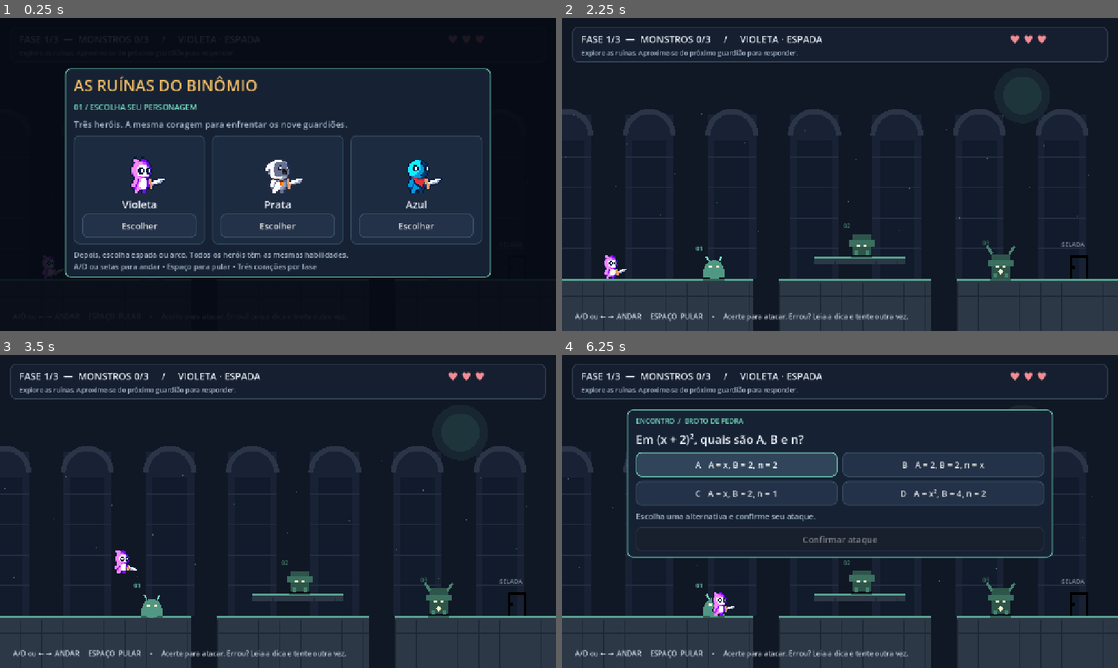
Above: before the commit, frames 1-4 (two rows, left to right).
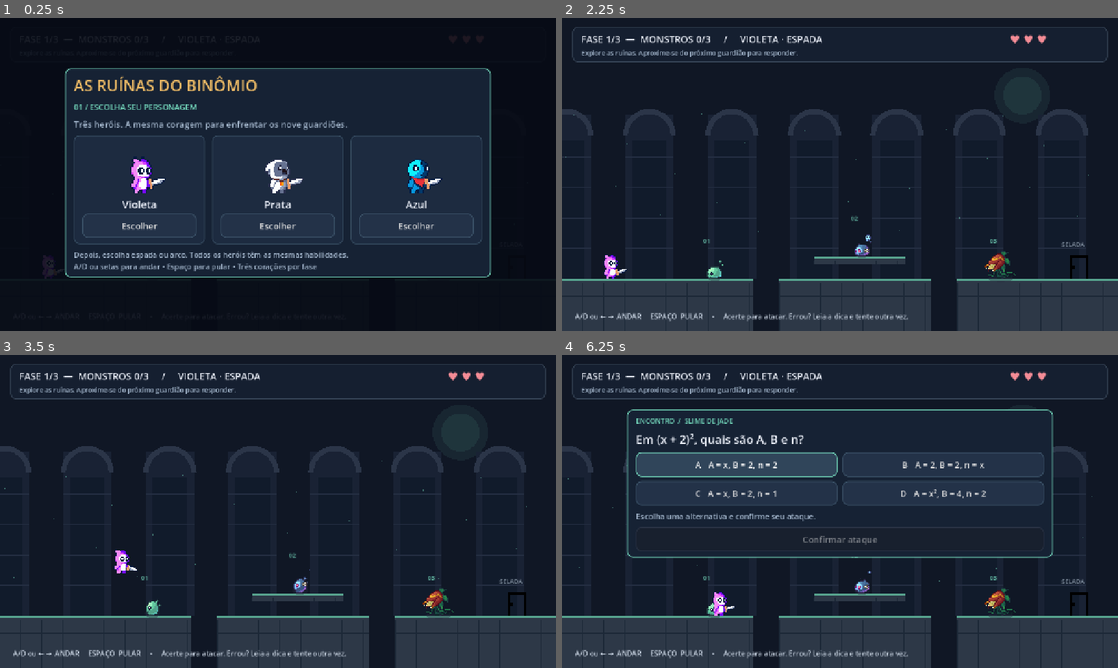
Above: after the commit, the same moments.

Repository: DevFluffyBread/binomio-newton-godot
Game: Godot game, scene res://scenes/rpg.tscn
Two runs of this game, one before a commit and one after it. Both use one fixed random seed, a clock stepped at 60 frames per second and the inputs below.
Inputs (mouse positions are in pixels of both pictures, inside the frame that each line leads up to):
- Up to frame 1 (0.25 s): no input
- Up to frame 2 (2.25 s): tap Enter at 0.5 s; move the mouse to (962, 158) at 0.52 s; hold D 0.53-1.25 s; click (962, 158) at 0.67 s; tap Space at 0.77 s; click "Escolher" at 1.25 s; click "ESPADA / Corte rúnico" at 2 s
- Up to frame 3 (3.5 s): move the mouse to (166, 527) at 2.77 s; hold D from 2.78 s (still down); tap Space at 3.02 s
- Up to frame 4 (6.25 s): move the mouse to (895, 442) at 3.52 s; release D at 3.53 s; hold A 3.53-4.28 s; move the mouse to (812, 574) at 4.27 s; hold D 4.28-5.78 s; click (812, 574) at 4.42 s; tap Space at 4.52, 5.27, 6.02 s; move the mouse to (1006, 558) at 5.02 s; move the mouse to (673, 464) at 5.77 s; hold A from 5.78 s (still down)

The runs differ from the first frame. In frame 2, 0.9% of the frame differs, in the area x 24-82%, y 63-84%; in frame 3, 0.9%; in frame 4, 1.0%, in the area x 22-82%, y 20-84%.

Commit message:
Integra slimes e plantas animados aos nove encontros

Diff:
--- a/scripts/jogo.gd
+++ b/scripts/jogo.gd
@@ -158,6 +158,7 @@
 	mundo.origem = player.position
 	mundo.progresso = 0.0
 	player.animar_acao("ataque" if acertou else ("morte" if vidas == 1 else "dano"), duracao_ataque)
+	mundo.animar_resposta(mortos, acertou, duracao_ataque)
 	tocar(acertou)
 	var tween = create_tween()
 	tween.tween_property(mundo, "progresso", 1.0, duracao_ataque)
--- /dev/null
+++ b/scripts/monstro.gd
@@ -0,0 +1,79 @@
+extends Node2D
+
+const ARQUIVOS = {"parado": "Idle", "ataque": "Attack", "dano": "Hurt", "morte": "Death"}
+static var cache: Dictionary = {}
+var sprite: AnimatedSprite2D
+var tipo = "Slime"
+var variante = 1
+var chefe = false
+var estado = "parado"
+var revisao = 0
+
+static func quadros(familia: String, id: int) -> SpriteFrames:
+	var chave = "%s%d" % [familia, id]
+	if cache.has(chave):
+		return cache[chave]
+	var frames = SpriteFrames.new()
+	frames.remove_animation("default")
+	for animacao in ARQUIVOS:
+		var textura: Texture2D = load("res://assets/monstros/%s%d_%s_with_shadow.png" % [familia, id, ARQUIVOS[animacao]])
+		frames.add_animation(animacao)
+		frames.set_animation_loop(animacao, animacao == "parado")
+		frames.set_animation_speed(animacao, 8)
+		for indice in range(textura.get_width() / 64):
+			var recorte = AtlasTexture.new()
+			recorte.atlas = textura
+			# Quatro linhas: frente, costas, esquerda e direita.
+			recorte.region = Rect2(indice * 64, 128, 64, 64)
+			recorte.filter_clip = true
+			frames.add_frame(animacao, recorte)
+	cache[chave] = frames
+	return frames
+
+func configurar(familia: String, id: int, e_chefe: bool = false) -> void:
+	tipo = familia
+	variante = id
+	chefe = e_chefe
+	sprite = AnimatedSprite2D.new()
+	sprite.sprite_frames = quadros(tipo, variante)
+	sprite.texture_filter = CanvasItem.TEXTURE_FILTER_NEAREST
+	var escala = 3.0 if chefe else 2.0
+	sprite.scale = Vector2.ONE * escala
+	var base = 40 if tipo == "Slime" else 47
+	sprite.position.y = (32 - base) * escala
+	add_child(sprite)
+	sprite.animation_finished.connect(_terminou)
+	sprite.play("parado")
+	queue_redraw()
+
+func tocar(animacao: String, duracao: float) -> void:
+	estado = animacao
+	var total = sprite.sprite_frames.get_frame_count(animacao)
+	sprite.speed_scale = float(total) / (8 * maxf(duracao, 0.005))
+	sprite.stop()
+	sprite.play(animacao)
+
+func reagir(acertou: bool, duracao: float) -> void:
+	revisao += 1
+	var rodada = revisao
+	if not acertou:
+		tocar("ataque", duracao)
+		return
+	tocar("dano", duracao * 0.25)
+	await get_tree().create_timer(duracao * 0.25).timeout
+	if not is_inside_tree() or revisao != rodada:
+		return
+	tocar("morte", duracao * 0.75)
+
+func _terminou() -> void:
+	if estado == "morte":
+		hide()
+	elif estado == "ataque":
+		estado = "parado"
+		sprite.speed_scale = 1
+		sprite.play("parado")
+
+func _draw() -> void:
+	if chefe:
+		var p = Vector2(0, -108)
+		draw_colored_polygon(PackedVector2Array([p + Vector2(-19, 12), p + Vector2(-22, -5), p + Vector2(-8, 4), p + Vector2(0, -12), p + Vector2(8, 4), p + Vector2(22, -5), p + Vector2(19, 12)]), Color("#efbc66"))
--- a/scripts/mundo.gd
+++ b/scripts/mundo.gd
@@ -1,7 +1,10 @@
 extends Node2D
 
+const Monstro = preload("res://scripts/monstro.gd")
 const PALETAS = [Color("#74d9bd"), Color("#e8b76d"), Color("#bd9cff")]
-const NOMES = [["Broto de pedra", "Sentinela", "Guardião musgoso"], ["Escaravelho", "Vigia de bronze", "Golem solar"], ["Sombra rúnica", "Espectro", "REI DO BINÔMIO"]]
+const NOMES = [["Slime de jade", "Slime rubi", "Broto faminto"], ["Slime abissal", "Mandíbula dourada", "Trepadeira sentinela"], ["Slime ancestral", "Flor sombria", "REI DO BINÔMIO"]]
+const ELENCOS = [[["Slime", 1], ["Slime", 2], ["Plant", 1]], [["Slime", 3], ["Plant", 2], ["Plant", 1]], [["Slime", 2], ["Plant", 3], ["Plant", 3]]]
+var monstros: Array[Node2D] = []
 var fase = 0
 var derrotados = 0
 var tempo = 0.0
@@ -29,6 +32,17 @@
 	fase = indice
 	derrotados = 0
 	efeito = ""
+	for monstro in monstros:
+		remove_child(monstro)
+		monstro.queue_free()
+	monstros.clear()
+	for i in range(3):
+		var monstro = Node2D.new()
+		monstro.set_script(Monstro)
+		monstro.position = pontos[i]
+		add_child(monstro)
+		monstro.configurar(ELENCOS[fase][i][0], ELENCOS[fase][i][1], fase == 2 and i == 2)
+		monstros.append(monstro)
 	for filho in get_children():
 		if filho is StaticBody2D:
 			remove_child(filho)
@@ -47,9 +61,15 @@
 
 func _process(delta: float) -> void:
 	tempo += delta
+	for i in range(monstros.size()):
+		if i < derrotados:
+			monstros[i].hide()
 	if is_instance_valid(porta):
 		porta.modulate = Color("#ffe3a4") if derrotados == 3 else Color("#8c9aaa")
 	queue_redraw()
+
+func animar_resposta(indice: int, acertou: bool, duracao: float) -> void:
+	monstros[indice].reagir(acertou, duracao)
 
 func texto(pos: Vector2, valor: String, tamanho: int, cor: Color) -> void:
 	draw_string(ThemeDB.fallback_font, pos, valor, HORIZONTAL_ALIGNMENT_LEFT, -1, tamanho, cor)
@@ -84,30 +104,7 @@
 			draw_circle(p + Vector2(0, -5), 6, acento)
 			texto(p + Vector2(-22, -45), "LIVRE", 12, acento)
 			continue
-		var chefe = fase == 2 and i == 2
-		var escala = 1.45 if chefe else (1.2 if i == 2 else 1.0)
-		var balanco = sin(tempo * 2.5 + i) * 3
-		var c = acento if i == derrotados else acento.darkened(0.4)
-		draw_ellipse_shadow(p)
-		if i == 0:
-			draw_circle(p + Vector2(0, -19 + balanco), 22, c.darkened(0.3))
-			draw_rect(Rect2(p + Vector2(-24, -20 + balanco), Vector2(48, 19)), c.darkened(0.3))
-			draw_line(p + Vector2(-12, -39 + balanco), p + Vector2(-18, -50 + balanco), c, 4)
-			draw_line(p + Vector2(12, -39 + balanco), p + Vector2(18, -50 + balanco), c, 4)
-		else:
-			draw_rect(Rect2(p + Vector2(-21, -50 * escala + balanco), Vector2(42, 48 * escala)), c.darkened(0.35))
-			draw_rect(Rect2(p + Vector2(-29, -39 * escala + balanco), Vector2(58, 15)), c.darkened(0.15))
-			draw_line(p + Vector2(-12, -2), p + Vector2(-12, -14), c, 7)
-			draw_line(p + Vector2(12, -2), p + Vector2(12, -14), c, 7)
-			if i == 2:
-				draw_line(p + Vector2(-20, -48 * escala), p + Vector2(-32, -63 * escala), c, 6)
-				draw_line(p + Vector2(20, -48 * escala), p + Vector2(32, -63 * escala), c, 6)
-				draw_colored_polygon(PackedVector2Array([p + Vector2(0, -24), p + Vector2(6, -17), p + Vector2(0, -10), p + Vector2(-6, -17)]), Color("#fff0c9"))
-			if chefe:
-				draw_colored_polygon(PackedVector2Array([p + Vector2(-22, -74), p + Vector2(-24, -92), p + Vector2(-8, -82), p + Vector2(0, -100), p + Vector2(8, -82), p + Vector2(24, -92), p + Vector2(22, -74)]), Color("#efbc66"))
-		draw_rect(Rect2(p + Vector2(-12, -28 * escala + balanco), Vector2(7, 5)), Color("#fff0c9"))
-		draw_rect(Rect2(p + Vector2(5, -28 * escala + balanco), Vector2(7, 5)), Color("#fff0c9"))
-		texto(p + Vector2(-42, -65 * escala), "0%d" % (i + 1), 13, c)
+		texto(p + Vector2(-25, -138 if fase == 2 and i == 2 else -82), "0%d" % (i + 1), 13, acento)
 	if derrotados == 3:
 		draw_rect(Rect2(1162, 536, 56, 64), Color(acento, 0.25))
 		texto(Vector2(1130, 515), "SAÍDA ABERTA", 14, acento)
@@ -129,6 +126,3 @@
 		else:
 			draw_line(centro, origem, Color("#ef7884"), 4)
 			draw_circle(origem, 25 + progresso * 15, Color(0.95, 0.3, 0.4, 0.3 * (1 - progresso)))
-
-func draw_ellipse_shadow(p: Vector2) -> void:
-	draw_line(p + Vector2(-25, 0), p + Vector2(25, 0), Color(0, 0, 0, 0.4), 8)
--- /dev/null
+++ b/tests/test_monstros.gd
@@ -0,0 +1,57 @@
+extends SceneTree
+
+var falhas = 0
+
+func _initialize() -> void:
+	call_deferred("executar")
+
+func verificar(condicao: bool, mensagem: String) -> void:
+	if not condicao:
+		falhas += 1
+		push_error(mensagem)
+
+func executar() -> void:
+	var jogo = load("res://scenes/rpg.tscn").instantiate()
+	root.add_child(jogo)
+	jogo.duracao_ataque = 0.16
+	jogo.iniciar("espada")
+	var encontrados: Dictionary = {}
+	for fase in range(3):
+		jogo.carregar_fase(fase)
+		verificar(jogo.mundo.monstros.size() == 3, "Três monstros por fase")
+		for i in range(3):
+			var monstro = jogo.mundo.monstros[i]
+			encontrados["%s%d" % [monstro.tipo, monstro.variante]] = true
+			verificar(monstro.position == jogo.mundo.pontos[i], "Monstro alinhado ao encontro")
+			verificar(monstro.chefe == (fase == 2 and i == 2), "Chefe apenas no último encontro")
+			for anim in ["parado", "ataque", "dano", "morte"]:
+				verificar(monstro.sprite.sprite_frames.has_animation(anim), "Animação do monstro: " + anim)
+				var textura: AtlasTexture = monstro.sprite.sprite_frames.get_frame_texture(anim, 0)
+				verificar(textura.region == Rect2(0, 128, 64, 64), "Direção lateral esquerda correta")
+				verificar(textura.atlas.resource_path.contains("%s%d_" % [monstro.tipo, monstro.variante]), "Variação correta")
+			var primeiro: int = monstro.sprite.frame
+			await create_timer(0.14).timeout
+			verificar(monstro.sprite.frame != primeiro, "Idle do monstro anima")
+			jogo.iniciar_encontro()
+			var correta: int = jogo.batalha.pergunta.correta
+			jogo.responder((correta + 1) % 4)
+			verificar(monstro.sprite.animation == "ataque", "Erro faz o monstro atacar")
+			await create_timer(0.23).timeout
+			verificar(monstro.estado == "parado" and monstro.visible, "Monstro retorna ao idle após atacar")
+			jogo.responder(correta)
+			verificar(monstro.sprite.animation == "dano", "Acerto começa pela reação de dano")
+			await create_timer(0.08).timeout
+			verificar(monstro.sprite.animation == "morte", "Dano seguido de morte")
+			await create_timer(0.16).timeout
+			verificar(not monstro.visible and jogo.mortos == i + 1, "Derrotado desaparece após a animação")
+			jogo.continuar()
+			# Isolar a vida da fase para exercitar três ataques de erro sem derrota.
+			jogo.vidas = 3
+		jogo.carregar_fase(fase)
+		await process_frame
+		verificar(jogo.mundo.monstros.size() == 3, "Reinício não acumula monstros")
+		for monstro in jogo.mundo.monstros:
+			verificar(monstro.visible and monstro.estado == "parado", "Reinício restaura monstros vivos")
+	verificar(encontrados.size() == 6, "Seis variações dos dois packs usadas")
+	print("MONSTER_TEST_RESULT: %d falhas" % falhas)
+	quit(0 if falhas == 0 else 1)
Binary file added: assets/monstros/Plant1_Attack_with_shadow.png
Not shown, added: assets/monstros/Plant1_Attack_with_shadow.png.import
Binary file added: assets/monstros/Plant1_Death_with_shadow.png
Not shown, added: assets/monstros/Plant1_Death_with_shadow.png.import
Binary file added: assets/monstros/Plant1_Hurt_with_shadow.png
Not shown, added: assets/monstros/Plant1_Hurt_with_shadow.png.import
Binary file added: assets/monstros/Plant1_Idle_with_shadow.png
Not shown, added: assets/monstros/Plant1_Idle_with_shadow.png.import
Binary file added: assets/monstros/Plant2_Attack_with_shadow.png
Not shown, added: assets/monstros/Plant2_Attack_with_shadow.png.import
Binary file added: assets/monstros/Plant2_Death_with_shadow.png
Not shown, added: assets/monstros/Plant2_Death_with_shadow.png.import
(and 39 more such lines)
